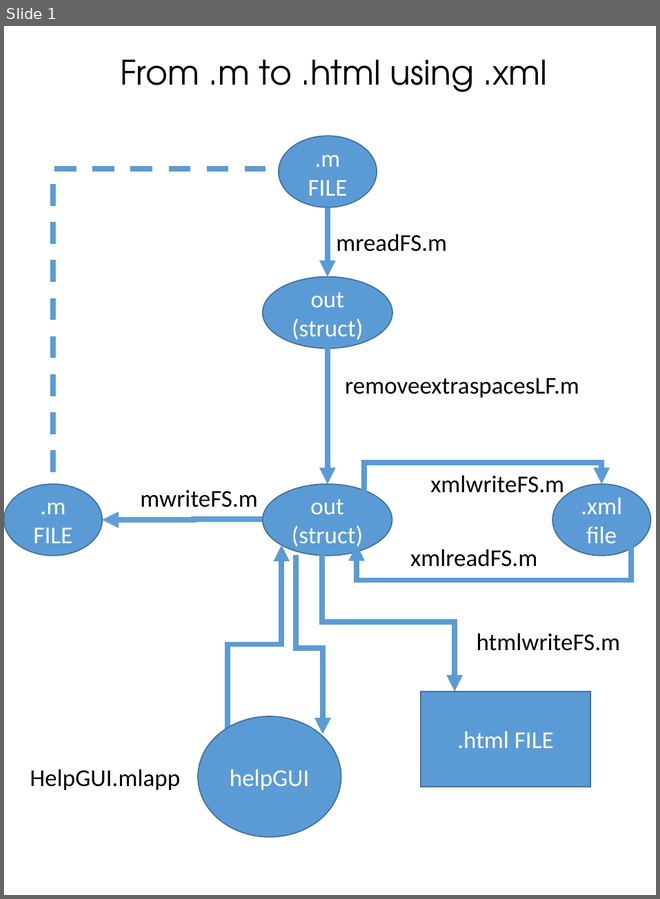
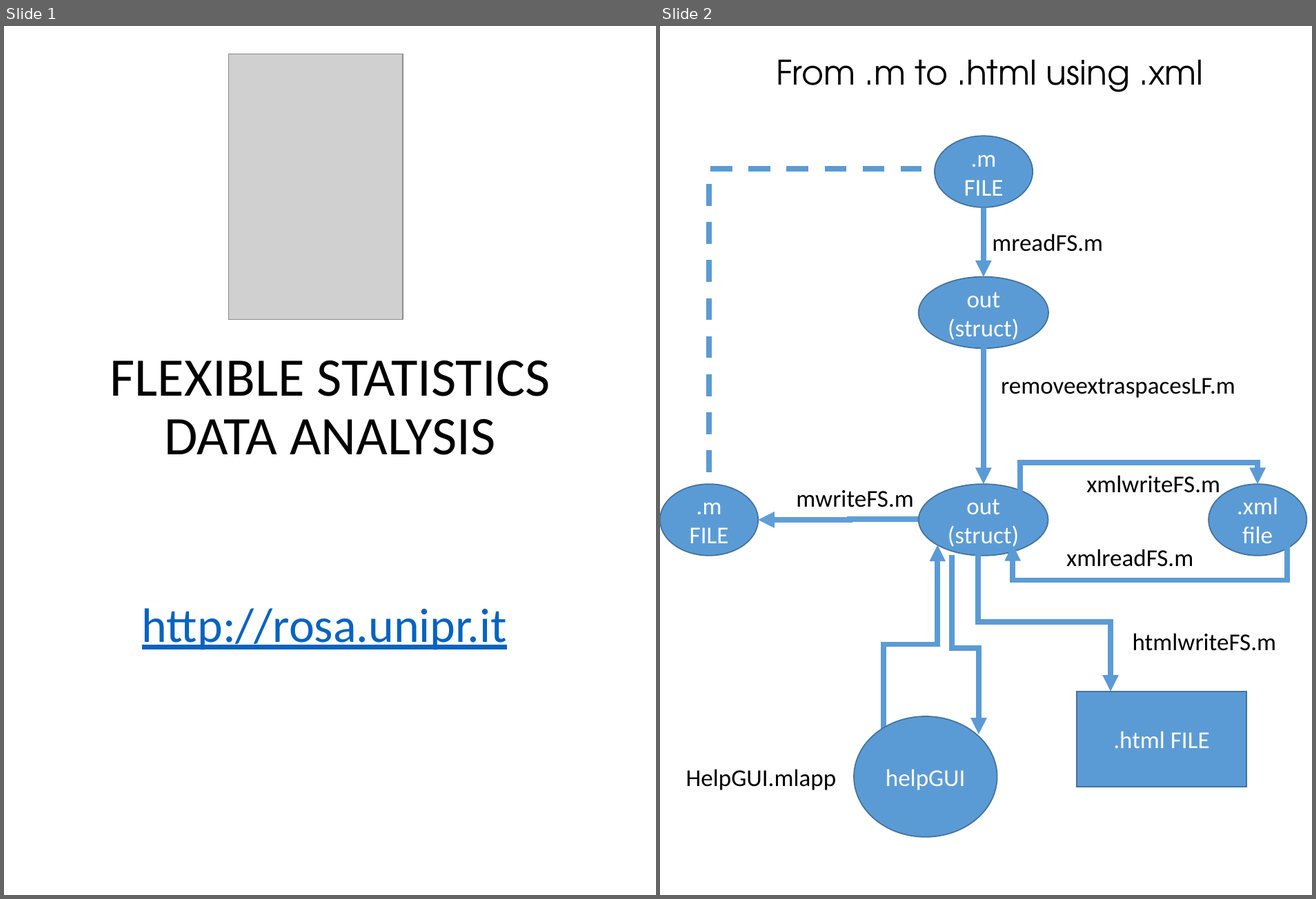
Before and after one commit to UniprJRC/FSDA, a slide deck: utilities_help/FlowChart.pptx. Shown side by side, each under a label of ours: slide 1 before the commit, slides 1 and 2 after it. The pictures are 660x899 and 1316x899 pixels, drawn with LibreOffice and Linux fonts; fonts in the diff are those of the drawing; grey boxes stand for pictures. Boxes give left, top, right and bottom in pixels: in the first picture for what was removed or moved away, otherwise in the second. Text is boxed around its words. In the diff, an @@ line names an element or a change of style, - is before the commit and + after.

```diff
--- a/utilities_help/FlowChart.pptx
+++ b/utilities_help/FlowChart.pptx
@@ slide 1 added at <box>4,26,656,895</box>, background #FFFFFF @@
@@ picture added at <box>228,54,402,320</box> @@
@@ title added at <box>110,361,550,455</box>, 45 pt, text #000000 @@
+FLEXIBLE STATISTICS DATA ANALYSIS
@@ subtitle added at <box>142,608,507,650</box>, 40 pt, text #0563C1, underline @@
+http://rosa.unipr.it
@@ what was slide 1 is now slide 2 @@
```
Also in this commit, not shown: 1 slide changed, 3 other files.
